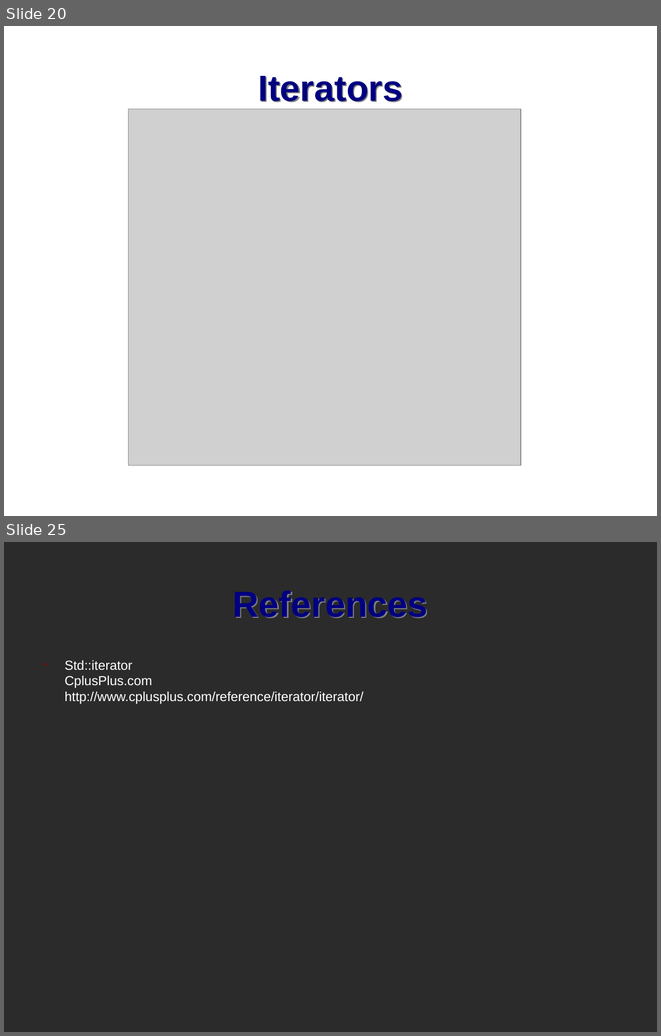
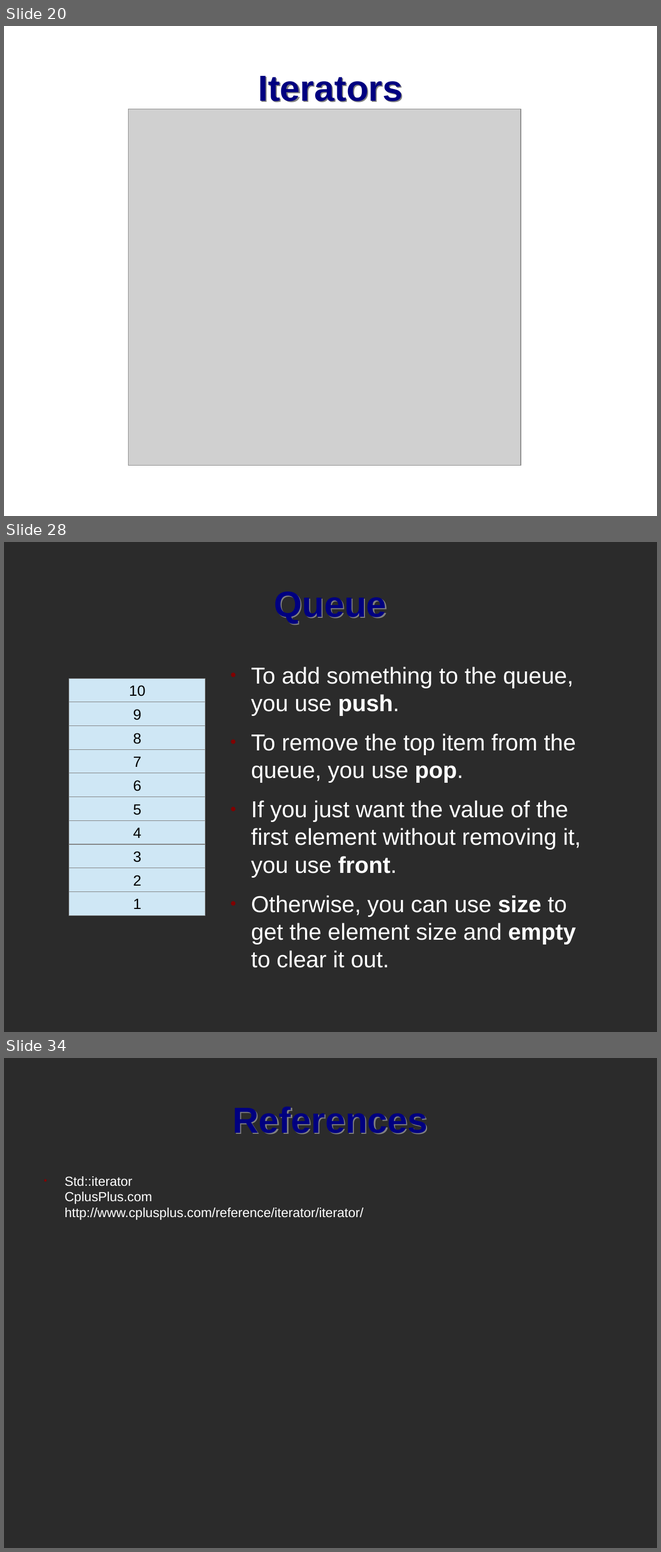
Before and after one commit to mactwist555/CPP-Course, a slide deck: Lecture/12 STL Data Structures and Iterators/1 STL Data Structures.odp. Shown one above the other, each under a label of ours: slides 20 and 25 before the commit, slides 20, 28 and 34 after it; the slides between them are not shown. The pictures are 661x1036 and 661x1552 pixels, drawn with LibreOffice and Linux fonts; fonts in the diff are those of the drawing; grey boxes stand for pictures; background and template pictures are left out; a plain dark background stands for a picture behind light text. Boxes give left, top, right and bottom in pixels: in the first picture for what was removed or moved away, otherwise in the second. Text is boxed around its words. In the diff, an @@ line names an element or a change of style, - is before the commit and + after.

Commit message:
STL Slides

```diff
--- a/Lecture/12 STL Data Structures and Iterators/1 STL Data Structures.odp
+++ b/Lecture/12 STL Data Structures and Iterators/1 STL Data Structures.odp
@@ slide 28 added at bbox=[4, 542, 657, 1032], background picture (left out) @@
@@ title added at bbox=[274, 591, 387, 623], 44 pt, text #000080, bold @@
+Queue
@@ text added at bbox=[251, 667, 581, 968], 28 pt, text #FFFFFF @@
+● To add something to the queue, you use push.
+● To remove the top item from the queue, you use pop.
+● If you just want the value of the first element without removing it, you use front.
+● Otherwise, you can use size to get the element size and empty to clear it out.
@@ rectangle added at bbox=[69, 678, 205, 702], fill #CFE7F5, outline #808080 0 pt, 18 pt, text #000000 @@
+10
@@ rectangle added at bbox=[69, 702, 205, 726], fill #CFE7F5, outline #808080 0 pt, 18 pt, text #000000 @@
+9
@@ rectangle added at bbox=[69, 726, 205, 749], fill #CFE7F5, outline #808080 0 pt, 18 pt, text #000000 @@
+8
@@ rectangle added at bbox=[69, 749, 205, 773], fill #CFE7F5, outline #808080 0 pt, 18 pt, text #000000 @@
+7
@@ rectangle added at bbox=[69, 773, 205, 797], fill #CFE7F5, outline #808080 0 pt, 18 pt, text #000000 @@
+6
@@ rectangle added at bbox=[69, 797, 205, 820], fill #CFE7F5, outline #808080 0 pt, 18 pt, text #000000 @@
+5
@@ rectangle added at bbox=[69, 820, 205, 844], fill #CFE7F5, outline #808080 0 pt, 18 pt, text #000000 @@
+4
@@ rectangle added at bbox=[69, 844, 205, 868], fill #CFE7F5, outline #808080 0 pt, 18 pt, text #000000 @@
+3
@@ rectangle added at bbox=[69, 868, 205, 892], fill #CFE7F5, outline #808080 0 pt, 18 pt, text #000000 @@
+2
@@ rectangle added at bbox=[69, 892, 205, 915], fill #CFE7F5, outline #808080 0 pt, 18 pt, text #000000 @@
+1
@@ what was slide 25 is now slide 34 @@
```
Also in this commit, not shown: 12 other slides added, 4 slides removed.
